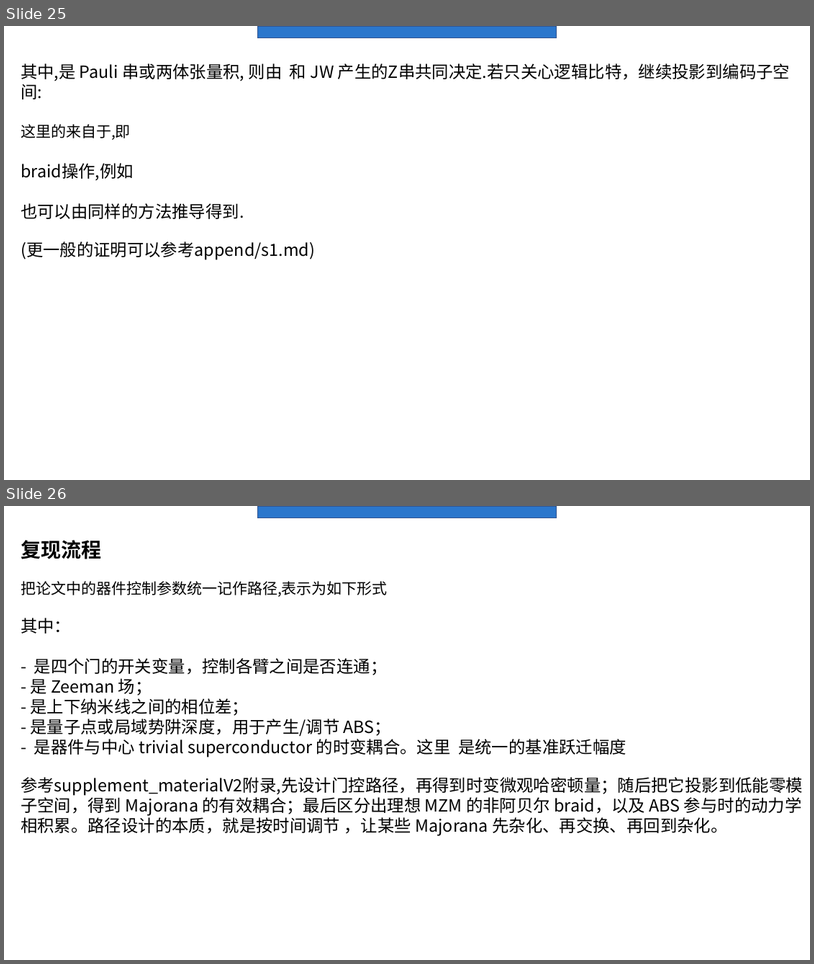
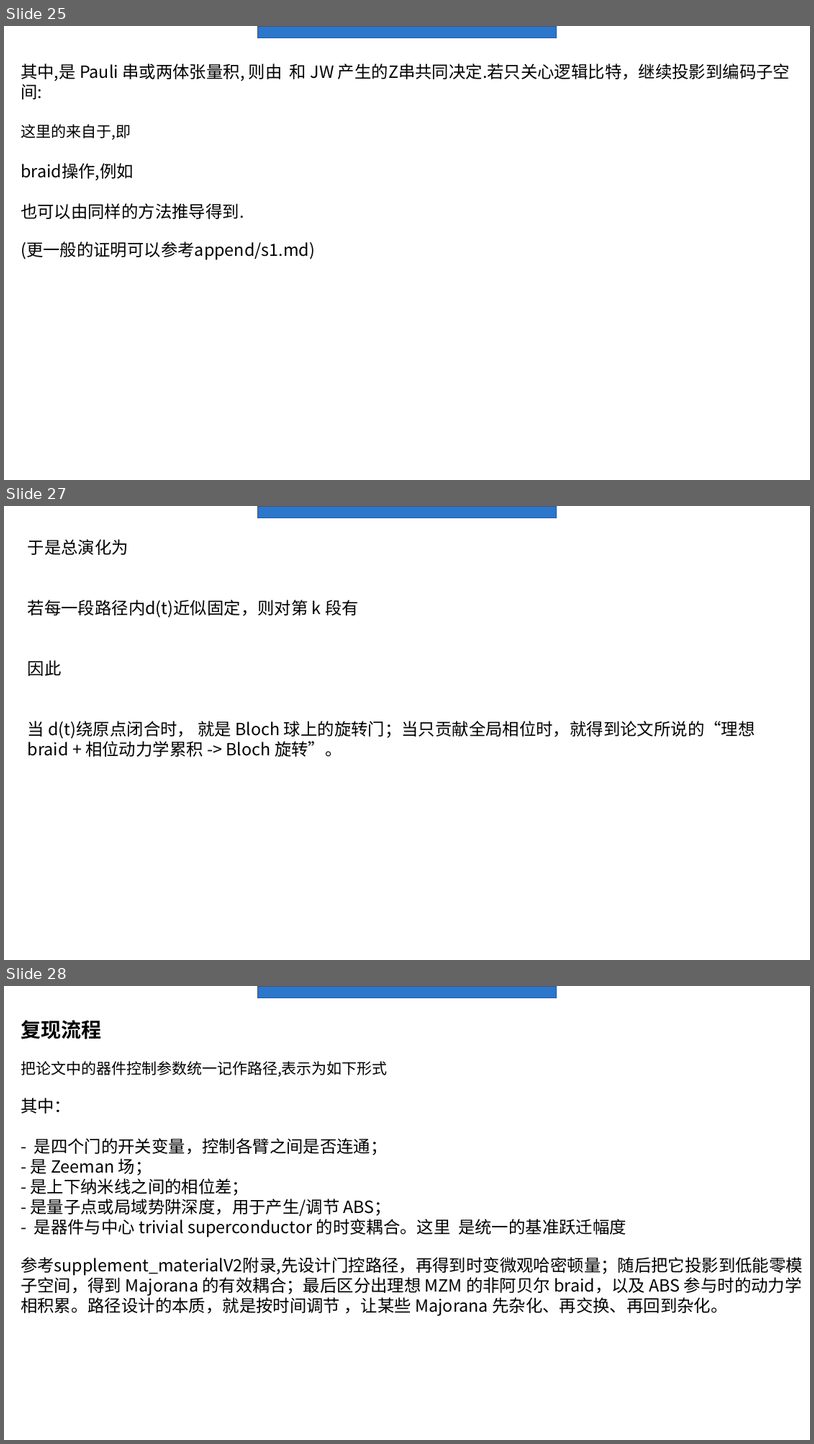
Before and after one commit to Asice-Cloud/quantummmm, a slide deck: y2.pptx. Shown one above the other, each under a label of ours: slides 25 and 26 before the commit, slides 25, 27 and 28 after it; the slides between them are not shown. The pictures are 814x964 and 814x1444 pixels, drawn with LibreOffice and Linux fonts; fonts in the diff are those of the drawing. Boxes give left, top, right and bottom in pixels: in the first picture for what was removed or moved away, otherwise in the second. Text is boxed around its words. In the diff, an @@ line names an element or a change of style, - is before the commit and + after.

```diff
--- a/y2.pptx
+++ b/y2.pptx
@@ slide 27 added at [4, 506, 810, 960], background #FFFFFF; not listed: 1 template element that a slide beside it also shows @@
@@ text added at [28, 539, 756, 757], 20 pt, text #000000 @@
+于是总演化为
+若每一段路径内d(t)近似固定，则对第 k 段有
+因此
+当 d(t)绕原点闭合时， 就是 Bloch 球上的旋转门；当只贡献全局相位时，就得到论文所说的“理想 braid + 相位动力学累积 -> Bloch 旋转”。
@@ what was slide 26 is now slide 28 @@
```
Also in this commit, not shown: 4 slides changed, 3 other slides added, 1 slide removed, 17 other files.
